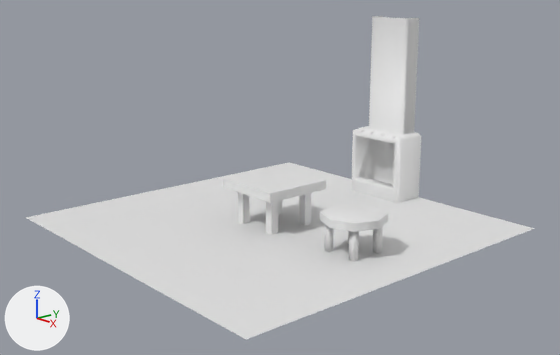
The Blender file Blender/LevelAssets0.01.blend as it was, and as the next commit left it.
Rendered twice from a camera (50 mm lens) standing at (15.56, -13.34, 6.75) and looking at (0.36, -0.11, 1.39). Every picture has the same lights, and +X, +Y and +Z are marked at lower left. Materials are left out; every surface is plain grey.

The scene before the commit, as lines of its bpy script (objects in view):
```python
me_chair = bpy.data.meshes.new('Chair')
me_chair.from_pydata(...)  # 66 vertices, 56 faces; spans x -0.82..0.82, y 0.0..1.06, z -0.82..0.82
me_chair.polygons.foreach_set('use_smooth', [True] * 56)
me_fireplace = bpy.data.meshes.new('FirePlace')
me_fireplace.from_pydata(...)  # 142 vertices, 114 faces; spans x -1.0..1.0, y 0.0..5.42, z -1.01..-0.02
me_fireplace.polygons.foreach_set('use_smooth', [True] * 114)
me_fireplace.materials.append(mat_uv_checker)
me_plane = bpy.data.meshes.new('Plane')
me_plane.from_pydata([(-5.0, -5.0, 0.0), (5.0, -5.0, 0.0), (-5.0, 5.0, 0.0), (5.0, 5.0, 0.0)], [], [(0, 1, 3, 2)])
me_table = bpy.data.meshes.new('Table')
me_table.from_pydata(...)  # 40 vertices, 21 faces; spans x -1.0..1.0, y 0.0..1.25, z -1.0..1.0
me_table.materials.append(mat_uv_checker)
ob_chair = bpy.data.objects.new('Chair', me_chair)
ob_chair.location = (3.0, 0.0, 0.0)
ob_chair.delta_rotation_euler = (1.571, 0.0, 0.0)
_m = ob_chair.modifiers.new('EdgeSplit', 'EDGE_SPLIT')
_m.use_edge_angle = False
ob_fireplace = bpy.data.objects.new('FirePlace', me_fireplace)
ob_fireplace.location = (0.0, 4.0, 0.0)
ob_fireplace.delta_rotation_euler = (1.571, 0.0, 0.0)
ob_plane = bpy.data.objects.new('Plane', me_plane)
ob_plane.location = (0.0, 0.0, 0.0)
ob_table = bpy.data.objects.new('Table', me_table)
ob_table.location = (0.0, 0.0, 0.0)
ob_table.delta_rotation_euler = (1.571, 0.0, 0.0)
```
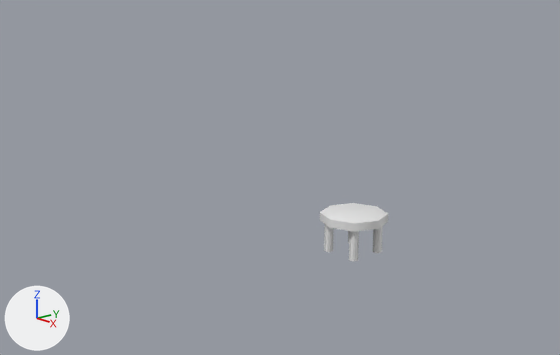
Where the change shows, as pixel boxes [x1, y1, x2, y2] in the pictures (560 x 355 px):
'Plane', hidden
    before: [25, 162, 534, 339]
'FirePlace', hidden
    before: [351, 16, 421, 203]
'Table', hidden
    before: [223, 167, 326, 235]

The change, as a list of edits to the scene's bpy script:
```text
Change me_fireplace:
    used by ob_fireplace; location = (0.0, 4.0, 0.0); delta_rotation_euler = (1.571, 0.0, 0.0)
    remove me_fireplace.from_pydata(...)  # 142 vertices, 114 faces; spans x -1.0..1.0, y 0.0..5.42, z -1.01..-0.02
    add me_fireplace.from_pydata(...)  # 140 vertices, 113 faces; spans x -1.0..1.0, y 0.0..5.42, z -1.0..0.0
    me_fireplace part 1
    28 vertices are removed from x -1.0..1.0, y 0.0..5.42, z -1.01..-0.02
    35 faces are deleted
    26 vertices are added at x -1.0..1.0, y 0.0..5.42, z -1.0..0.0
    34 new faces join them
Change ob_table:
    add ob_table.hide_viewport = True
Change ob_plane:
    add ob_plane.hide_viewport = True
Change ob_fireplace:
    add _m = ob_fireplace.modifiers.new('EdgeSplit', 'EDGE_SPLIT')
    add _m.use_edge_angle = False
    add ob_fireplace.hide_viewport = True
```
